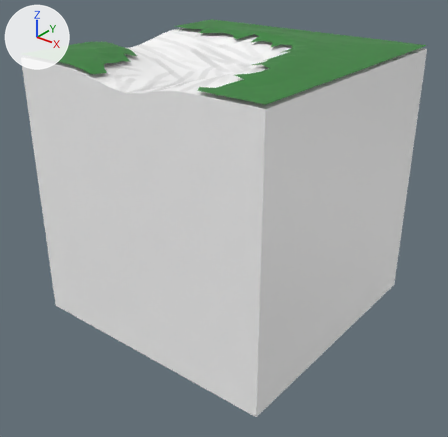
A saved change to the glTF model Models/Tiles/PathCorner.glb.
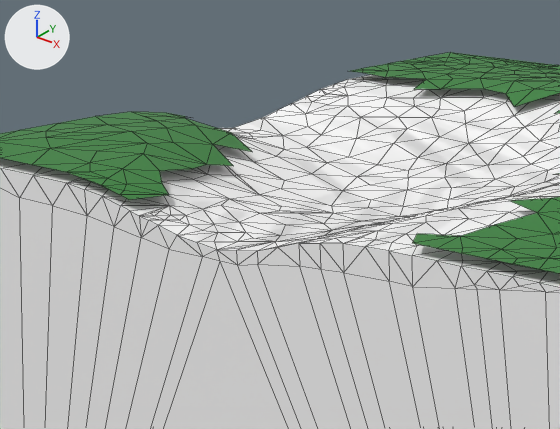
Each version appears first whole from a 50 mm lens placed at (2.69, -3.44, 1.82), pointed at (0.04, -0.13, -0.24), and next in a close-up on the part from 10% to 56% of the width and 0% to 37% of the height. The axes (+X, +Y, +Z) are drawn at upper left. The lights are the same throughout. The last two pictures show the newer version. The close-ups show mesh edges as thin lines. Where no turn or scale is listed for an object, it has been applied to the vertices. Vertices at exactly the same position are counted once.

Objects in the first close-up: 'PathCorner', 'PathCornerGrass'.
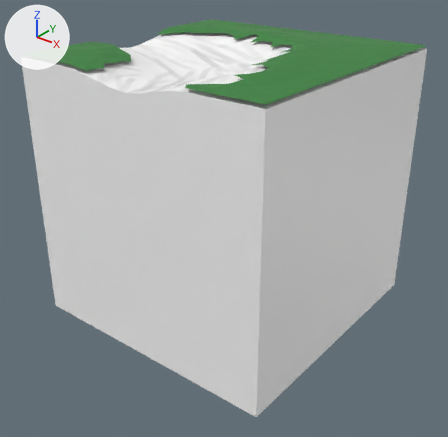
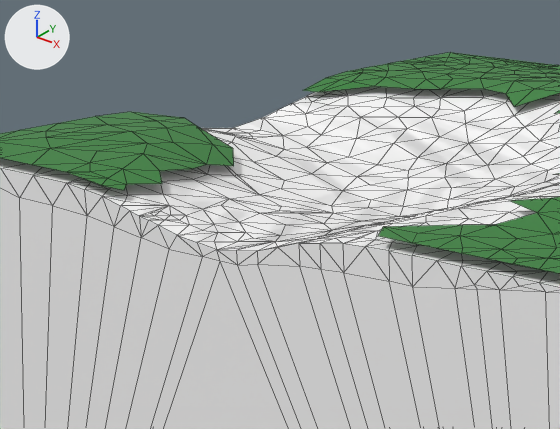
Changed parts and their boxes [x1, y1, x2, y2] in the close-ups (560 x 429 px):
part 1 of me_pathcornergrass, deleted (green): before [101, 184, 169, 200]
part 2 of me_pathcornergrass, added (green): after [304, 71, 426, 92]
part 3 of me_pathcornergrass, cut back: before [139, 112, 252, 152]; after [197, 126, 234, 166]
part 4 of me_pathcornergrass, added (green): after [378, 225, 492, 243]

Diff of the bpy script that builds the scene:
```diff
--- a/Models/Tiles/PathCorner.glb.py
+++ b/Models/Tiles/PathCorner.glb.py
@@ me_pathcornergrass @@
 # used by ob_pathcornergrass; location = (0.0, 0.0, 0.0)
 # verts and faces of me_pathcornergrass; kept vertices keep their numbers, new ones are numbered from 349
 # before: 0 (-0.28, -1.0, 0.97) at pixel (128, 199), 1 (-0.38, -1.0, 0.98) at pixel (101, 185), 38 (-0.33, -0.97, 0.98) at pixel (124, 190), 54 (-0.26, -0.9, 0.96) at pixel (169, 194), 75 (-0.31, -1.0, 0.97) at pixel (119, 194)
 # before: 168 (-0.32, -0.87, 0.97) at pixel (162, 183), 186 (-0.35, -0.95, 0.98) at pixel (126, 184)
 # before: 5 (-0.94, 0.5, 1.0) at pixel (362, 72), 18 (-1.0, 0.5, 1.0), 88 (-0.71, 0.54, 1.0) at pixel (426, 79), 158 (-0.68, 0.44, 0.99) at pixel (413, 89), 173 (-0.84, 0.5, 1.0) at pixel (385, 77)
 # before: 15 (-1.0, -0.25, 0.98) at pixel (166, 112), 16 (-1.0, -0.37, 1.0) at pixel (131, 111), 29 (-0.56, -0.35, 0.94) at pixel (252, 152), 52 (-0.71, -0.4, 0.99) at pixel (195, 125), 74 (-0.45, -0.52, 0.94) at pixel (233, 166)
 # before: 76 (-0.94, -0.23, 0.97) at pixel (186, 116), 77 (-0.97, -0.18, 0.95), 85 (-0.68, -0.3, 0.97) at pixel (231, 132), 106 (-0.85, -0.31, 0.99) at pixel (184, 117), 207 (-0.57, -0.47, 0.97) at pixel (212, 144)
 # before: 181 (0.61, -0.9, 1.0) at pixel (460, 235), 210 (0.56, -1.0, 1.0) at pixel (412, 243), 253 (0.52, -0.94, 1.0) at pixel (417, 233), 282 (0.62, -0.81, 1.01) at pixel (494, 224)
-me_pathcornergrass.from_pydata(...)  # 349 vertices, 587 faces; spans x -1.0..1.0, y -1.0..1.0, z 0.94..1.04
+me_pathcornergrass.from_pydata(...)  # 351 vertices, 594 faces; spans x -1.0..1.0, y -1.0..1.0, z 0.94..1.04
+# me_pathcornergrass part 1
+delete_vertices([0, 54, 75])  # with the faces that use them
+# me_pathcornergrass part 2
+verts[352] = (-0.94, 0.3, 0.97)  # pixel (317, 92)
+verts[353] = (-1.0, 0.3, 0.97)  # pixel (302, 90)
+verts[354] = (-0.81, 0.41, 0.98)  # pixel (374, 86)
+verts[355] = (-0.89, 0.4, 0.99)  # pixel (351, 81)
+verts[356] = (-0.94, 0.4, 0.99)  # pixel (340, 79)
+verts[357] = (-1.0, 0.4, 0.99)  # pixel (325, 78)
+faces += [(353, 356, 357), (352, 356, 353), (5, 355, 173), (88, 173, 158), (158, 173, 354), (352, 354, 355)]
+faces += [(173, 355, 354), (352, 355, 356), (5, 356, 355), (5, 18, 357), (5, 357, 356)]
+# me_pathcornergrass part 3
+delete_vertices([15, 29, 76, 77, 85])  # with the faces that use them
+verts[358] = (-0.57, -0.41, 0.95)  # pixel (233, 148)
+faces += [(52, 207, 358), (74, 358, 207)]
+# me_pathcornergrass part 4
+verts[349] = (0.47, -1.0, 1.0)  # pixel (377, 236)
+verts[350] = (0.54, -0.81, 1.0)  # pixel (462, 224)
+verts[351] = (0.43, -0.94, 1.0)  # pixel (383, 226)
+faces += [(181, 282, 350), (181, 350, 253), (210, 253, 351), (210, 351, 349), (253, 350, 351)]
 me_pathcornergrass.materials.append(mat_grass)
```
